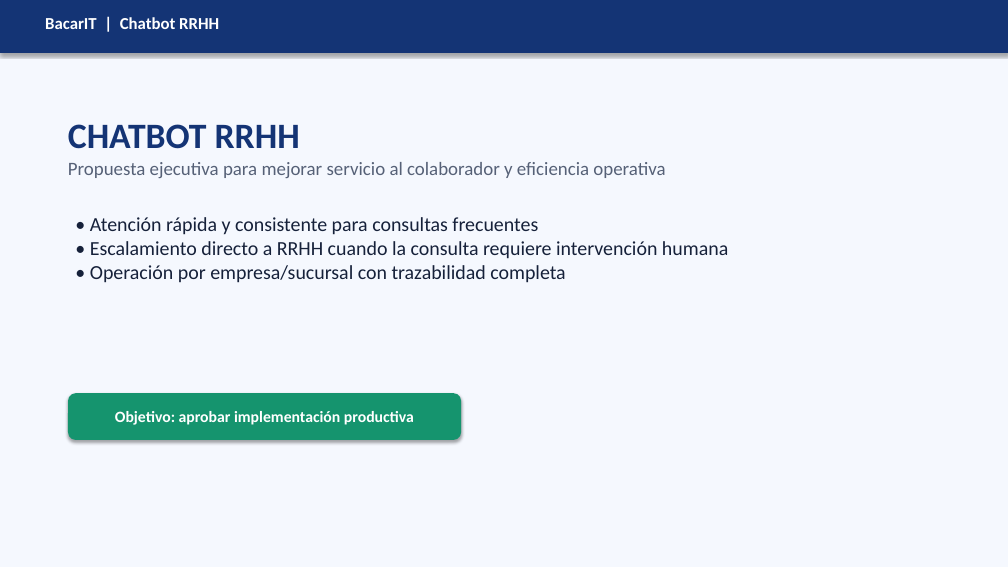
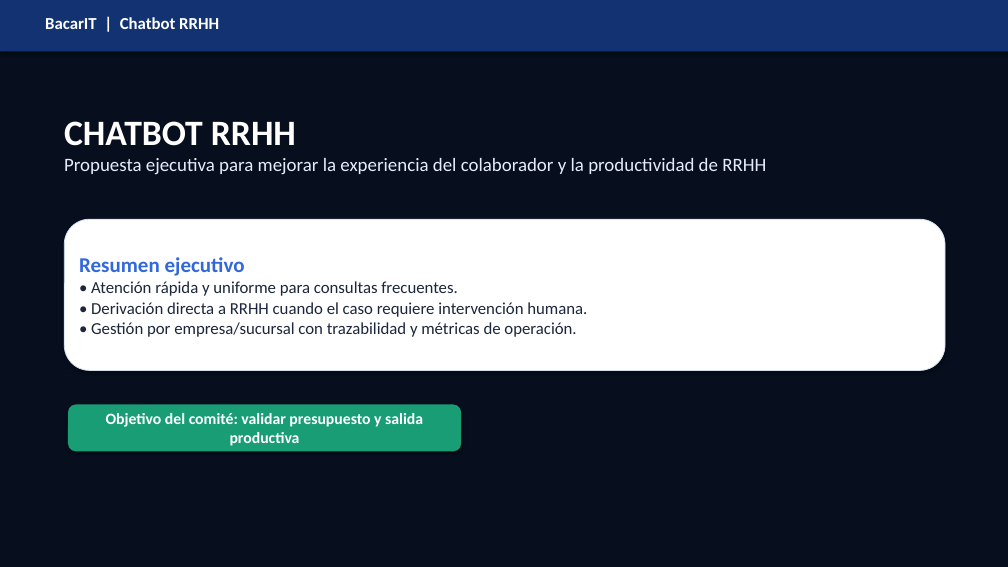
Before and after one commit to deboraq/ChatBotRRHH, a slide deck: slide 1 of docs/Presentacion_Chatbot_RRHH_Bacar.pptx. Drawn at 1008x567 pixels with LibreOffice and Linux fonts; fonts in the diff are those of the drawing; background and template pictures are left out; a plain dark background stands for a picture behind light text. Boxes give left, top, right and bottom in pixels: in the first picture for what was removed or moved away, otherwise in the second. Text is boxed around its words. In the diff, an @@ line names an element or a change of style, - is before the commit and + after.

```diff
--- a/docs/Presentacion_Chatbot_RRHH_Bacar.pptx
+++ b/docs/Presentacion_Chatbot_RRHH_Bacar.pptx
@@ background #F5F8FE to picture (left out) @@
@@ rectangle at (x1=0, y1=0, x2=1008, y2=51): fill #143475 to #133271 @@
@@ rectangle added at (x1=0, y1=0, x2=1008, y2=567), fill #070F1E @@
@@ text at (x1=64, y1=121, x2=296, y2=146): text colour #143475 to #FFFFFF in "CHATBOT RRHH" @@
@@ text at (x1=64, y1=158, x2=766, y2=175): text changed; text colour #566177 to #E6ECF8 @@
-Propuesta ejecutiva para mejorar servicio al colaborador y eficiencia operativa
+Propuesta ejecutiva para mejorar la experiencia del colaborador y la productividad de RRHH
@@ rounded rectangle "Resumen ejecutivo" resized from (x1=90, y1=217, x2=728, y2=283) to (x1=64, y1=219, x2=945, y2=371) @@
@@ rounded rectangle "Resumen ejecutivo" at (x1=64, y1=219, x2=945, y2=371): vertical alignment top to middle; fill none to #FFFFFF; outline none to #D2DDF0 0.75 pt; shadow on @@
@@ text in rounded rectangle at (x1=79, y1=257, x2=587, y2=337): text changed; size 19 to 16 pt; text colour #16213A to #1C263C @@
-• Atención rápida y consistente para consultas frecuentes
-• Escalamiento directo a RRHH cuando la consulta requiere intervención humana
-• Operación por empresa/sucursal con trazabilidad completa
+Resumen ejecutivo
+• Atención rápida y uniforme para consultas frecuentes.
+• Derivación directa a RRHH cuando el caso requiere intervención humana.
+• Gestión por empresa/sucursal con trazabilidad y métricas de operación.
@@ rounded rectangle "Objetivo del comité: validar presupuesto ..." moved from (x1=68, y1=393, x2=461, y2=440) to (x1=68, y1=405, x2=461, y2=451) @@
@@ rounded rectangle "Objetivo del comité: validar presupuesto ..." at (x1=68, y1=405, x2=461, y2=451): fill #15946E to #189D75 @@
@@ text in rounded rectangle at (x1=106, y1=413, x2=423, y2=446): text changed @@
-Objetivo: aprobar implementación productiva
+Objetivo del comité: validar presupuesto y salida productiva
```
Also in this commit, not shown: 4 other slides changed, 4 slides added, 5 slides removed, 4 other files.
